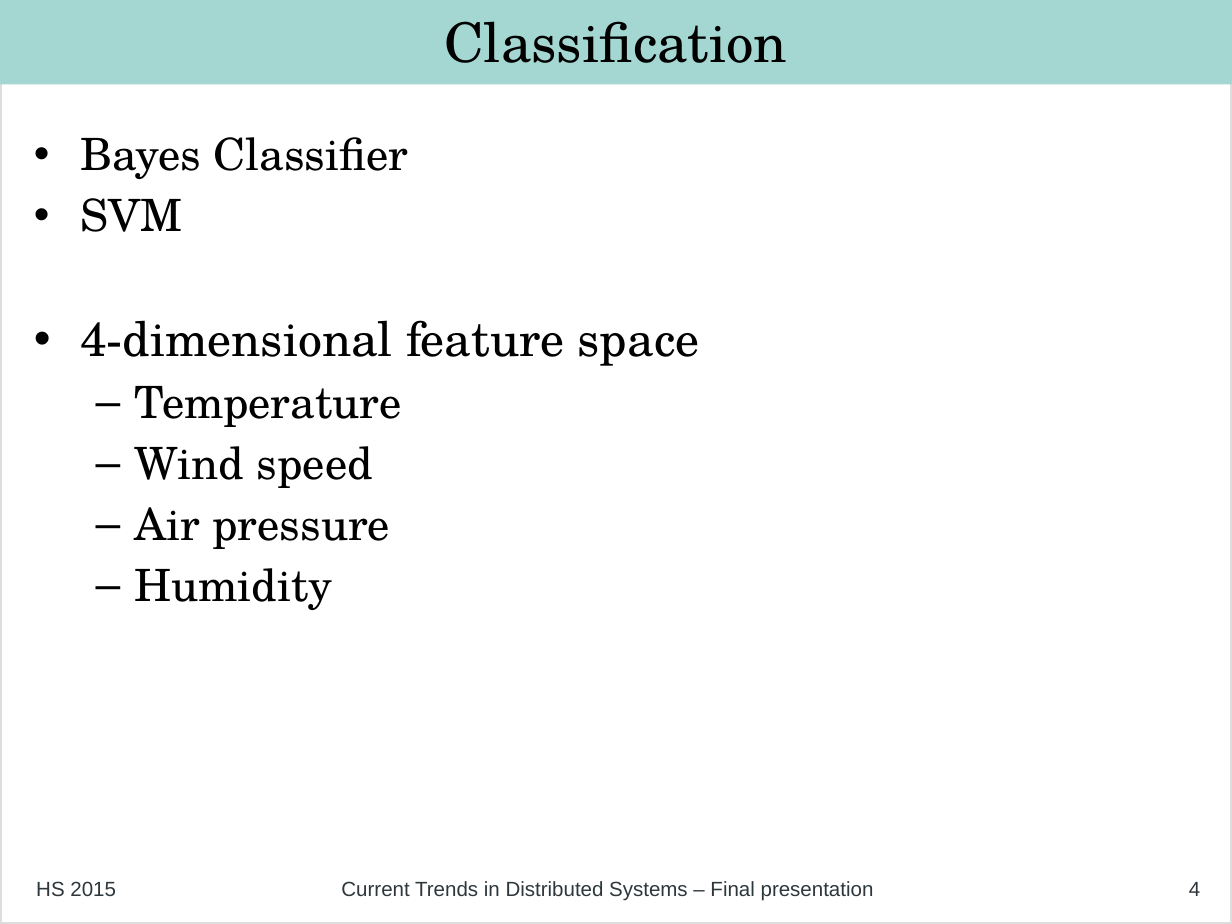
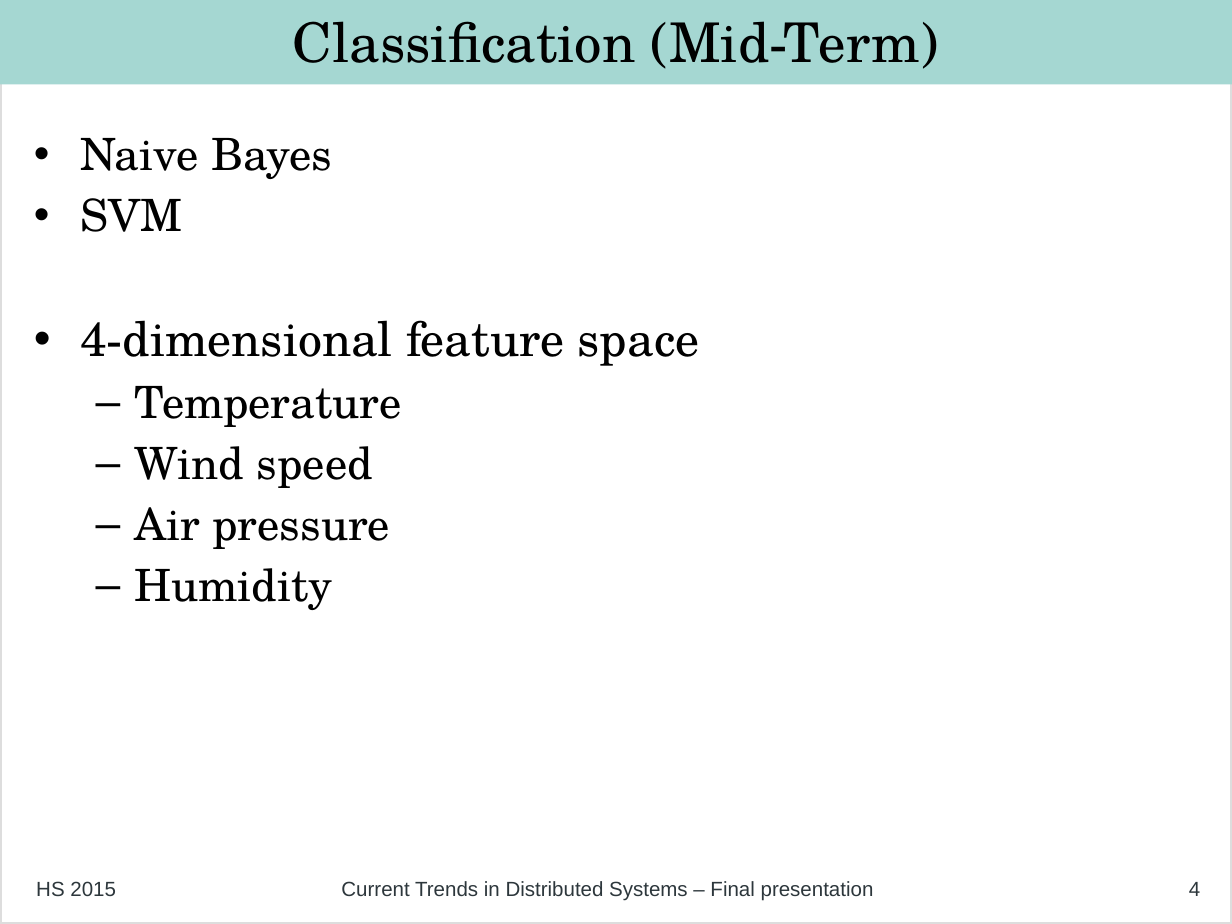
Before and after one commit to philipp-oldenburg/ctds-storm, a slide deck: slide 4 of Project-Weather-Station/FinalPresentation/Final Presentation - Simon.odp. Drawn at 1232x924 pixels with LibreOffice and Linux fonts; fonts in the diff are those of the drawing. Boxes give left, top, right and bottom in pixels: in the first picture for what was removed or moved away, otherwise in the second. Text is boxed around its words. In the diff, an @@ line names an element or a change of style, - is before the commit and + after.

```diff
--- a/Project-Weather-Station/FinalPresentation/Final Presentation - Simon.odp
+++ b/Project-Weather-Station/FinalPresentation/Final Presentation - Simon.odp
@@ title at (293,21,939,69): text changed @@
-Classification
+Classification (Mid-Term)
@@ text at (80,138,332,179): text changed @@
-• Bayes Classifier
+• Naive Bayes
```
Also in this commit, not shown: 1 other slide changed, 1 slide added.
